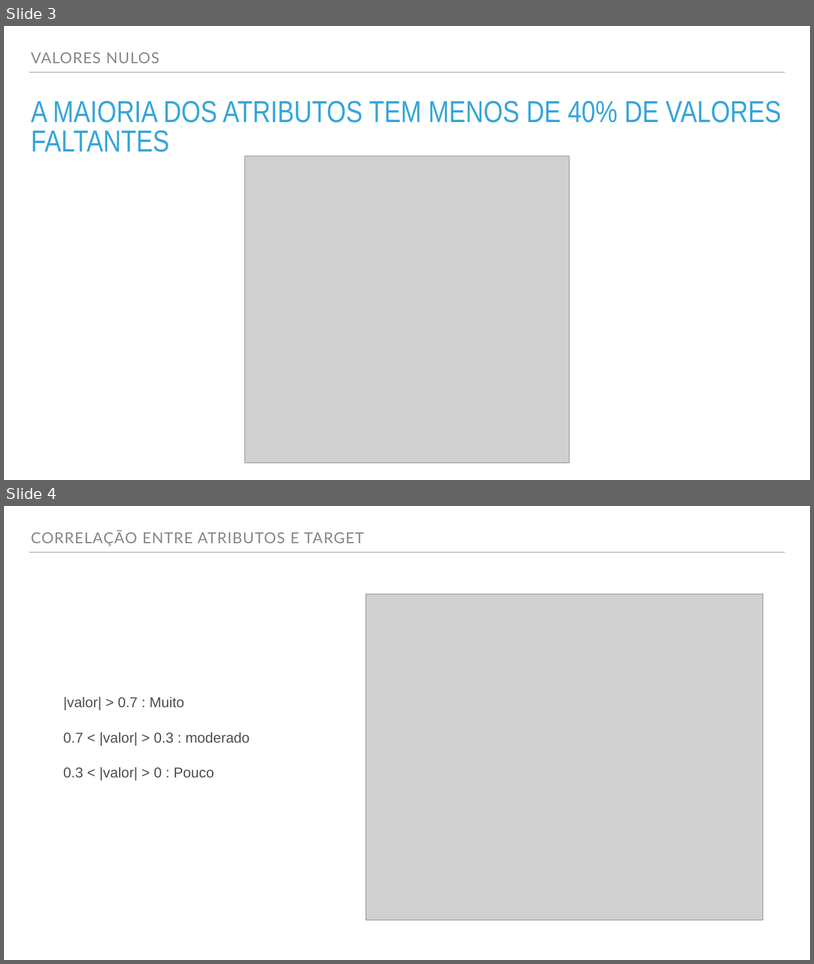
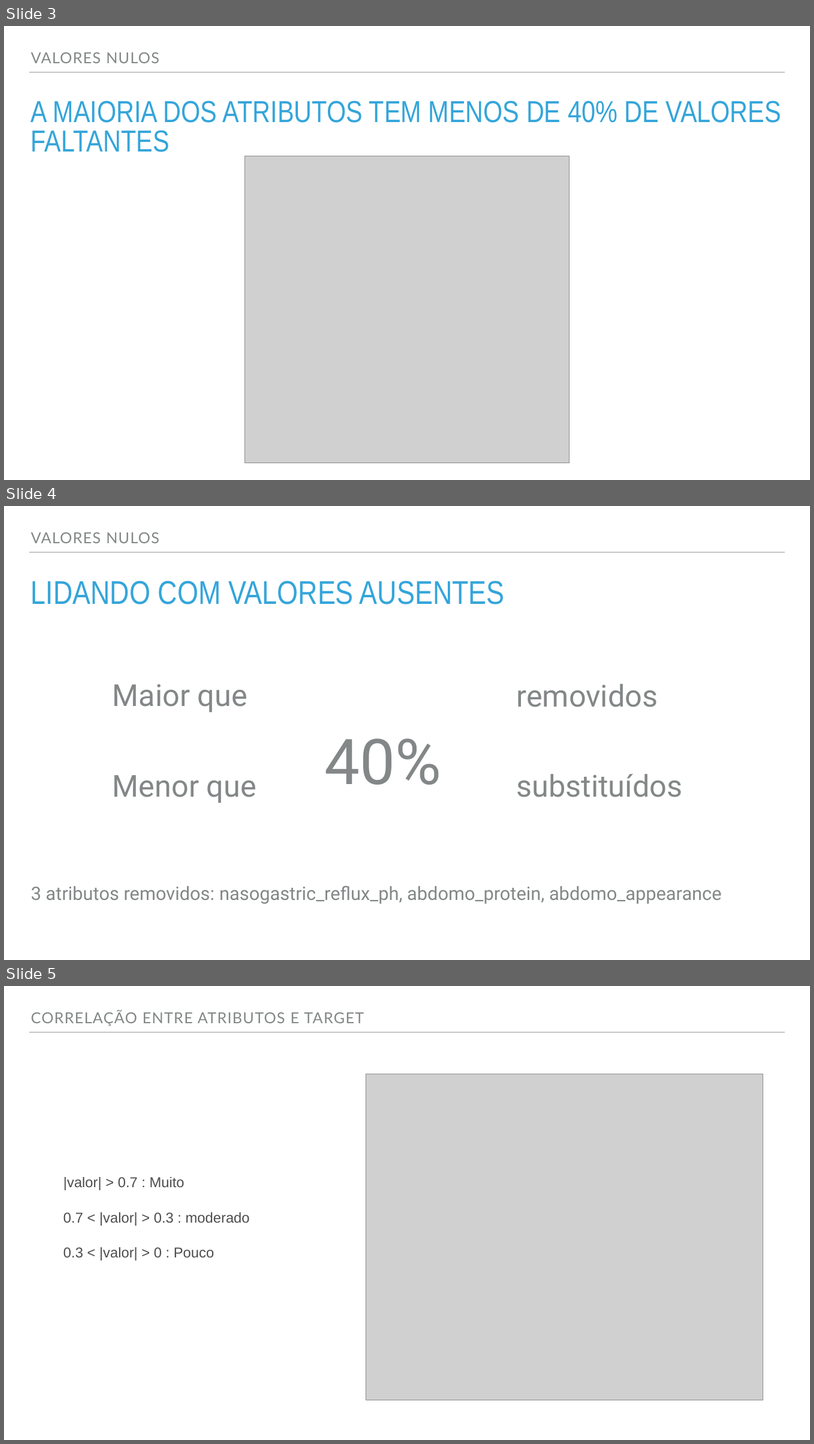
Before and after one commit to anafalcao/Int_computacional, a slide deck: horse_life.pptx. Shown one above the other, each under a label of ours: slides 3 and 4 before the commit, slides 3, 4 and 5 after it. The pictures are 814x964 and 814x1444 pixels, drawn with LibreOffice and Linux fonts; fonts in the diff are those of the drawing; grey boxes stand for pictures. Boxes give left, top, right and bottom in pixels: in the first picture for what was removed or moved away, otherwise in the second. Text is boxed around its words. In the diff, an @@ line names an element or a change of style, - is before the commit and + after.

```diff
--- a/horse_life.pptx
+++ b/horse_life.pptx
@@ slide 4 added at box(4, 506, 810, 960), background #FFFFFF; not listed: 1 template element that a slide beside it also shows @@
@@ text added at box(31, 532, 159, 543), 36 pt, text #838787 @@
+VALORES NULOS
@@ title added at box(31, 580, 505, 604), 78.3 pt, text #34A5DA @@
+LIDANDO COM VALORES AUSENTES
@@ text added at box(113, 684, 248, 712), 72 pt, text #838787 @@
+Maior que
@@ text added at box(517, 684, 659, 707), 72 pt, text #838787 @@
+removidos
@@ text added at box(325, 738, 442, 784), 150 pt, text #838787 @@
+40%
@@ text added at box(113, 775, 257, 802), 72 pt, text #838787 @@
+Menor que
@@ text added at box(517, 774, 683, 797), 72 pt, text #838787 @@
+substituídos
@@ text added at box(31, 885, 722, 904), 44 pt, text #838787 @@
+3 atributos removidos: nasogastric_reflux_ph, abdomo_protein, abdomo_appearance
@@ what was slide 4 is now slide 5 @@
```
Also in this commit, not shown: 3 other slides added.
